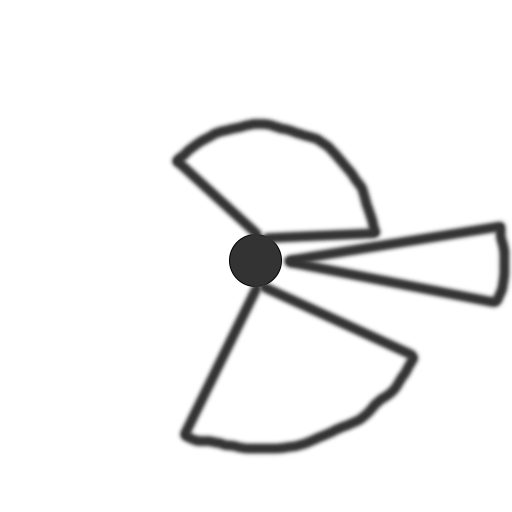
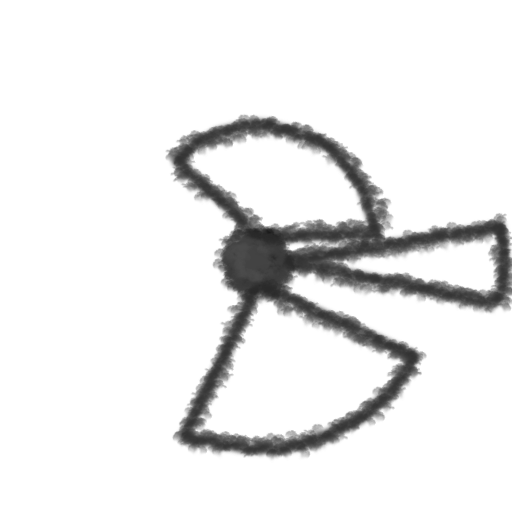
Layered file, before and after one edit (512×512). Changes by layer:
added layer "Layer 6" (80%) above "Layer 5" over [172, 278, 427, 461]
added layer "Layer 5" (80%) above "Layer 4" over [281, 212, 512, 316]
added layer "Layer 4" (90%) above "Layer 3" over [212, 222, 300, 306]
"Layer 3": opacity 100% → 80%, painted on it over [165, 113, 395, 251]
"Layer 2": opacity 100% → 80% over [167, 113, 512, 459]
hid "Ellipse 1", opacity 100% → 80% over [229, 234, 282, 287]
